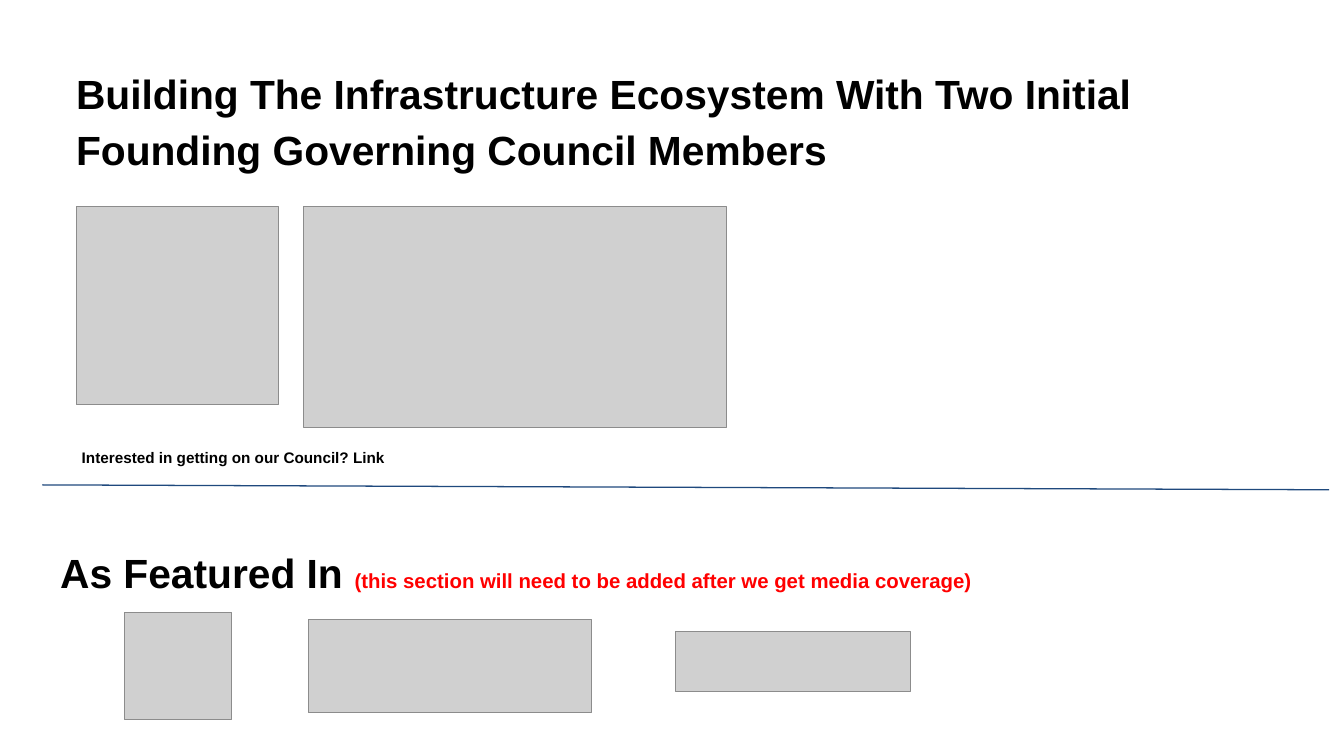
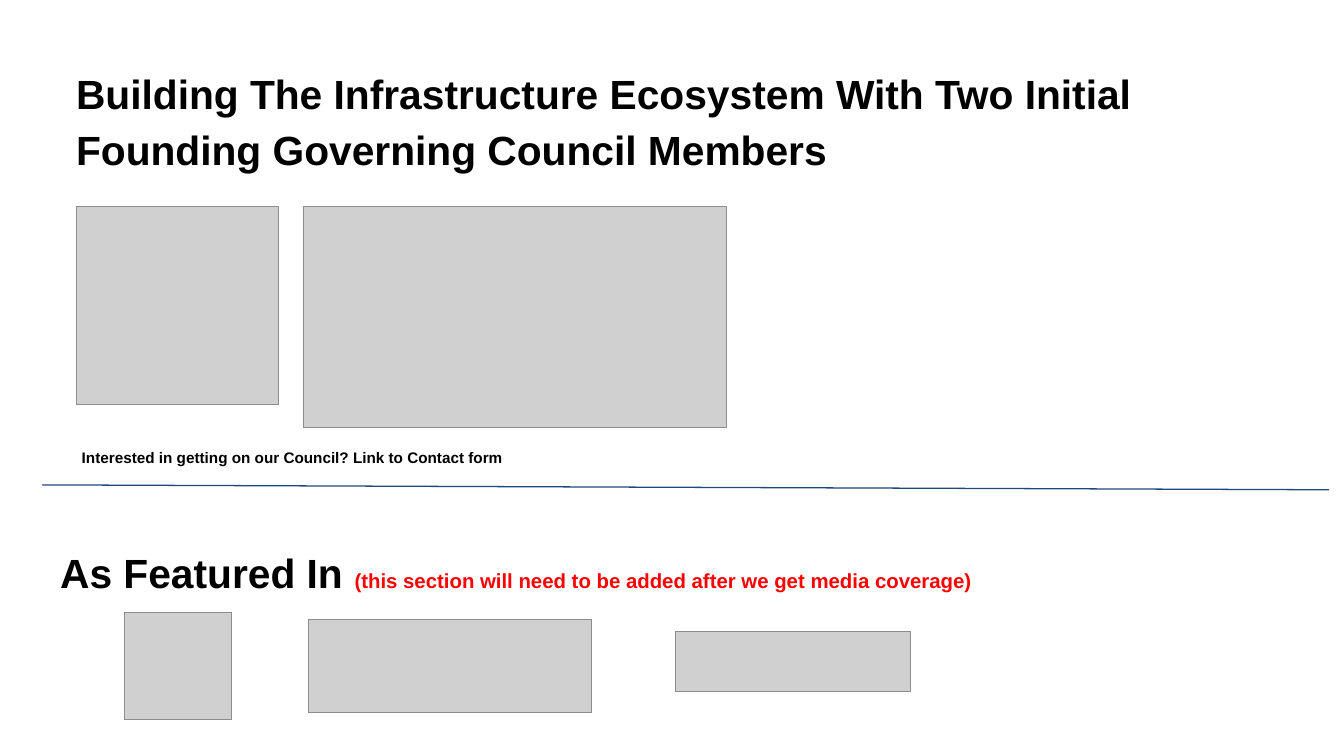
Before and after one commit to huangsq1975/dacc, a slide deck: slide 4 of tokenizationfoundation/Website_Outline.pptx. Drawn at 1344x756 pixels with LibreOffice and Linux fonts; fonts in the diff are those of the drawing; grey boxes stand for pictures. Boxes give left, top, right and bottom in pixels: in the first picture for what was removed or moved away, otherwise in the second. Text is boxed around its words. In the diff, an @@ line names an element or a change of style, - is before the commit and + after.

Commit message:
Modify files

```diff
--- a/tokenizationfoundation/Website_Outline.pptx
+++ b/tokenizationfoundation/Website_Outline.pptx
@@ title at box(82, 452, 502, 467): text changed @@
-Interested in getting on our Council? Link
+Interested in getting on our Council? Link to Contact form
```
Also in this commit, not shown: 4 slides added.
